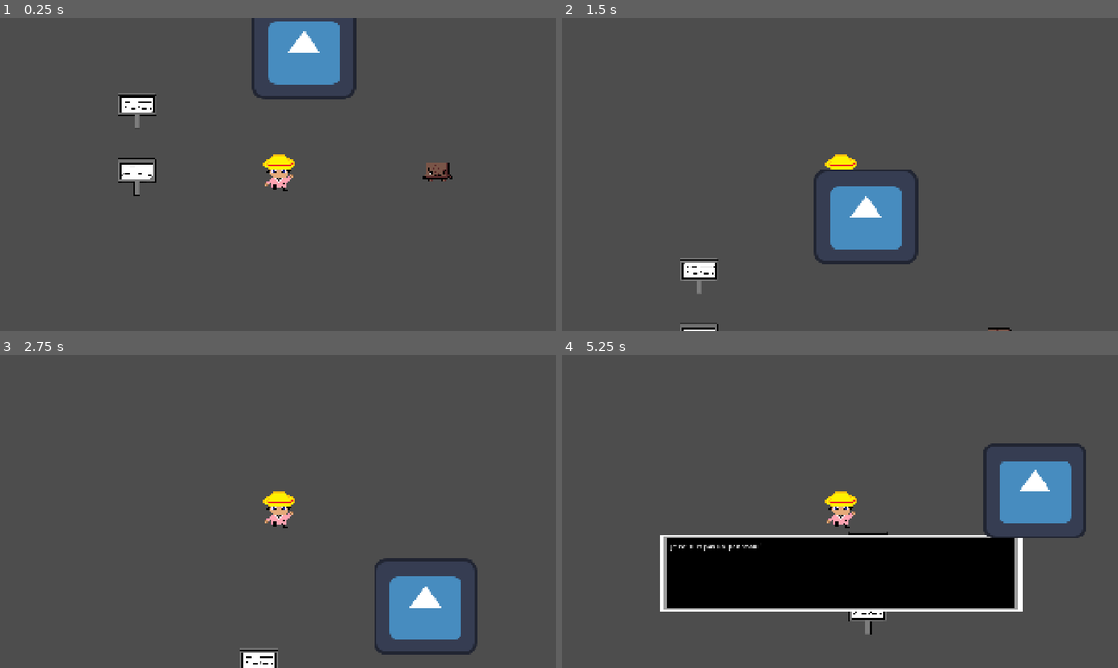
Above: before the commit, frames 1-4 (two rows, left to right).
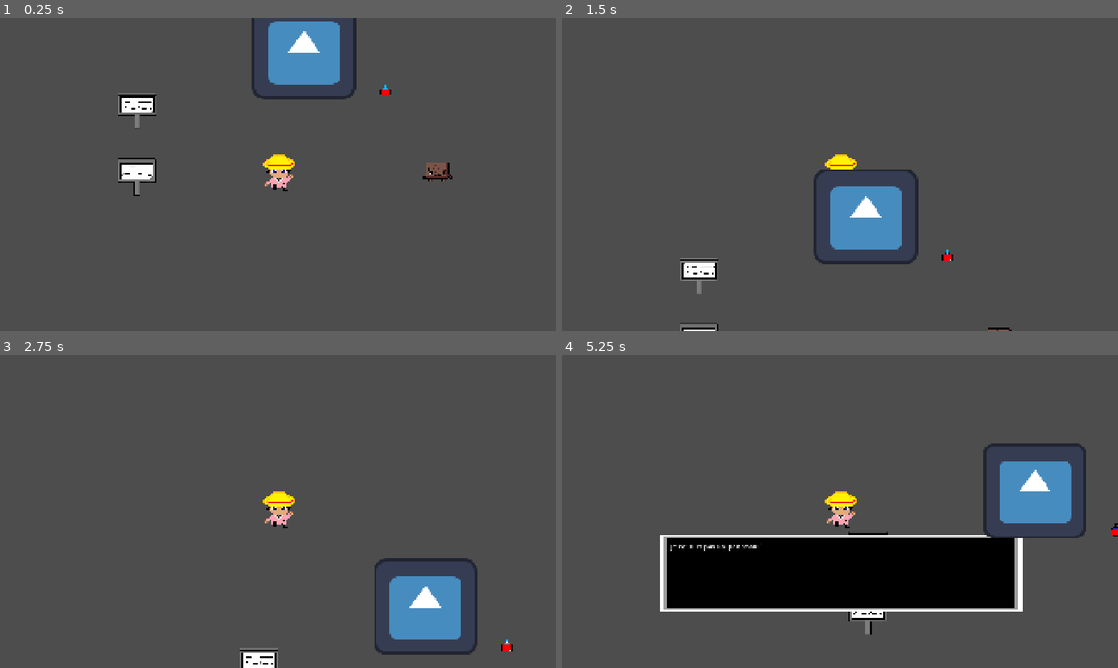
Above: after the commit, the same moments.

Repository: Poridaby/Pori-The-Game
Game: Godot game, scene res://scenes/décor_explo/Inser_ellenon.tscn
Same seed, same stepped clock (60 frames per second), same inputs: the game is played once before the commit and once after it. The engine's default icon, where the game draws it, is replaced by a stand-in: a white triangle on a blue panel in a dark square.
Inputs:
- Up to frame 1 (0.25 s): no input
- Up to frame 2 (1.5 s): tap Enter at 0.5 s; hold W (move_up) from 0.53 s (still down); tap Space (interact) at 0.6, 1.35 s
- Up to frame 3 (2.75 s): release W (move_up) at 2.03 s; hold A (move_left) from 2.03 s (still down); tap Space (interact) at 2.1 s
- Up to frame 4 (5.25 s): tap Space (interact) every 0.75 s from 2.85 to 5.1 s; release A (move_left) at 3.53 s; hold S (move_down) 3.53-4.28 s; hold D (move_right) 4.28-5.03 s; hold W (move_up) from 5.03 s (still down)

The runs differ from the first frame. In frame 1, less than 0.1% of the frame differs, in the area x 68-71%, y 21-25%; in frame 2, less than 0.1%; in frame 3, less than 0.1%, in the area x 90-93%, y 90-95%; in frame 4, less than 0.1%.

Commit message:
inventaire

Diff:
--- a/pori-the-game/scenes/décor_explo/Inser_ellenon.tscn
+++ b/pori-the-game/scenes/décor_explo/Inser_ellenon.tscn
@@ -7,6 +7,7 @@
 [ext_resource type="Resource" uid="uid://whudlq5kq5v6" path="res://script/dialog_box_script/dialogues/test_panneau_1.tres" id="4_beao6"]
 [ext_resource type="Resource" uid="uid://c1yqbnap2q4d8" path="res://script/dialog_box_script/dialogues/test_dialogue_2.tres" id="5_pvpg1"]
 [ext_resource type="PackedScene" uid="uid://wghtx6lijqrb" path="res://scenes/enemy_explo/Carotte_maléfique.tscn" id="5_qo2l3"]
+[ext_resource type="PackedScene" uid="uid://stiowdkn63b8" path="res://scenes/décor_explo/inventory_item.tscn" id="8_beao6"]
 
 [sub_resource type="SegmentShape2D" id="SegmentShape2D_tbgi4"]
 b = Vector2(1920, 0)
@@ -74,4 +75,7 @@
 [node name="CharacterBody2D2" parent="." instance=ExtResource("5_qo2l3")]
 position = Vector2(960, 229)
 
+[node name="inventory_item" parent="." instance=ExtResource("8_beao6")]
+position = Vector2(1147, 321)
+
 [connection signal="body_entered" from="exit" to="." method="_on_exit_body_entered"]
--- a/pori-the-game/scenes/décor_explo/inventory.tscn
+++ /dev/null
@@ -1,3 +0,0 @@
-[gd_scene format=3 uid="uid://stiowdkn63b8"]
-
-[node name="Node2D" type="Node2D"]
--- /dev/null
+++ b/pori-the-game/scenes/décor_explo/inventory_item.tscn
@@ -0,0 +1,19 @@
+[gd_scene load_steps=4 format=3 uid="uid://stiowdkn63b8"]
+
+[ext_resource type="Texture2D" uid="uid://cqsnybf3maey3" path="res://objet/pixil-frame-0 (14).png" id="1_l4yeh"]
+[ext_resource type="Script" uid="uid://bgt4mdto7w7lj" path="res://script/inventory/inventoty_item.gd" id="1_yr1or"]
+
+[sub_resource type="CircleShape2D" id="CircleShape2D_yr1or"]
+radius = 13.038404
+
+[node name="inventory_item" type="Node2D" groups=["items"]]
+script = ExtResource("1_yr1or")
+
+[node name="Area2D" type="Area2D" parent="."]
+
+[node name="CollisionShape2D" type="CollisionShape2D" parent="Area2D"]
+shape = SubResource("CircleShape2D_yr1or")
+
+[node name="Sprite2D" type="Sprite2D" parent="."]
+texture_filter = 1
+texture = ExtResource("1_l4yeh")
--- /dev/null
+++ b/pori-the-game/script/inventory/inventoty_item.gd
@@ -0,0 +1,9 @@
+extends Node2D
+
+@export var item_type = ""
+@export var item_name = ""
+@export var item_texture: Texture
+@export var item_effect = ""
+var scene_path: String = "res://scenes/décor_explo/inventory_item.tscn"
+
+@onready var icon_sprite = $Sprite2D
Binary file added: pori-the-game/objet/pixil-frame-0 (14).png
Not shown, added: pori-the-game/objet/pixil-frame-0 (14).png.import
Not shown: 1 places in pori-the-game/scenes/décor_explo/Inser_ellenon.tscn that only renumber resources
Not shown, added: pori-the-game/script/inventory/inventoty_item.gd.uid
